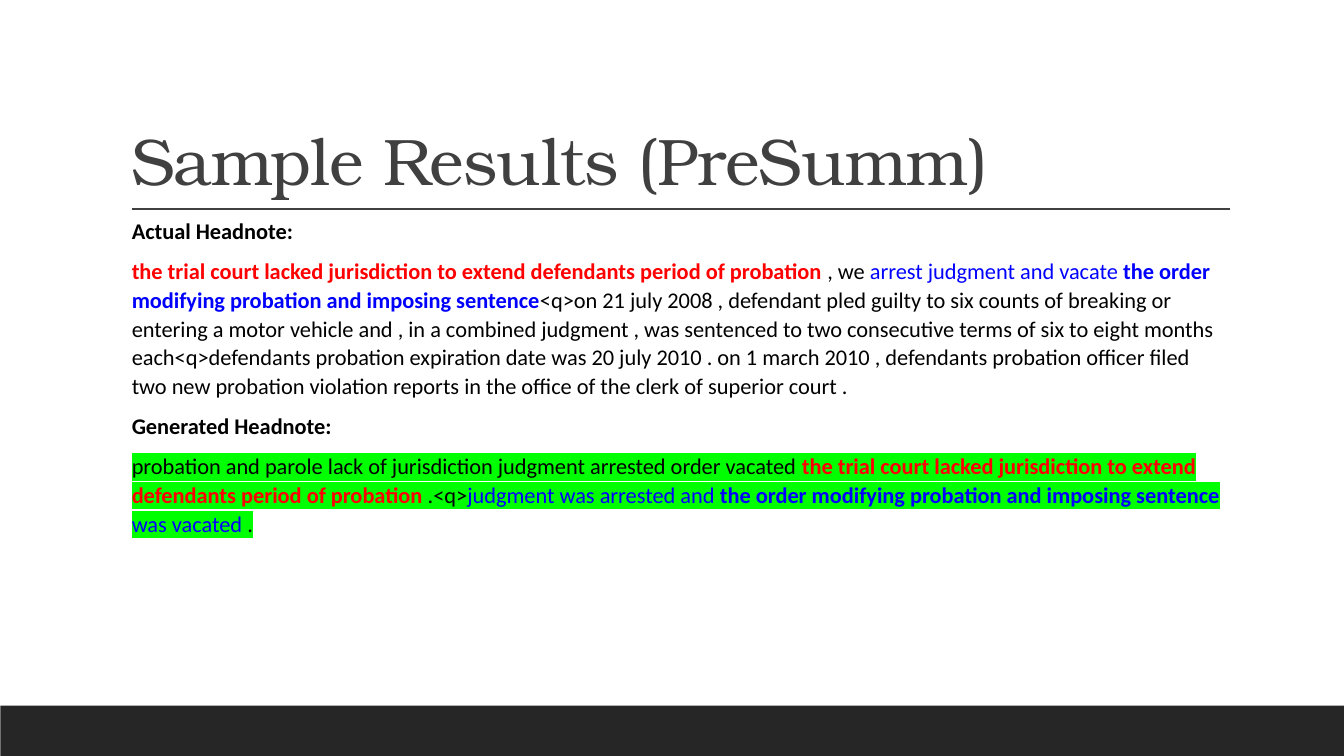
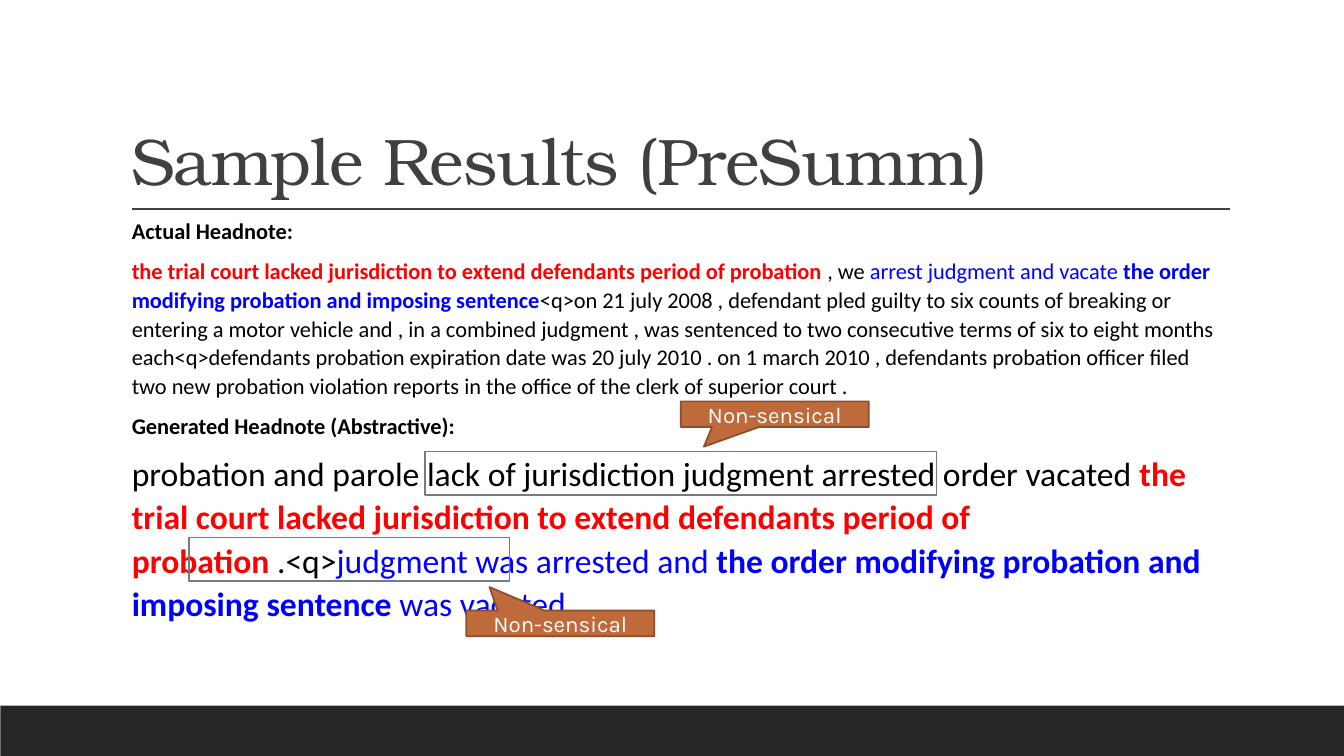
Before and after one commit to gufranpathan/case_law_g45, a slide deck: slide 14 of Group 45 Data Science for Case Law.pptx (slide 12 before the commit). Drawn at 1344x756 pixels with LibreOffice and Linux fonts; fonts in the diff are those of the drawing. Boxes give left, top, right and bottom in pixels: in the first picture for what was removed or moved away, otherwise in the second. Text is boxed around its words. In the diff, an @@ line names an element or a change of style, - is before the commit and + after.

```diff
--- a/Group 45 Data Science for Case Law.pptx
+++ b/Group 45 Data Science for Case Law.pptx
@@ text "Actual Headnote:": place and size @@
-text "Actual Headnote:" at <box>132,211,1230,703</box>
+text "Actual Headnote:" at <box>132,223,1213,624</box>
@@ text at <box>132,417,454,437</box>: text changed @@
-Generated Headnote:
+Generated Headnote (Abstractive):
@@ speech box added at <box>681,401,868,426</box>, fill #BF6A3B, outline #8D4E2C 1.25 pt, 16 pt, text #FFFFFF @@
+Non-sensical
@@ text at <box>132,462,1201,624</box>: size 16 to 24 pt, highlight #00FF00 to none in "probation and parole lack of jurisdiction judgment ..." @@
@@ rectangle added at <box>425,452,937,495</box>, outline #737C87 1.25 pt @@
@@ rectangle added at <box>190,537,510,581</box>, outline #737C87 1.25 pt @@
@@ speech box added at <box>467,611,654,636</box>, fill #BF6A3B, outline #8D4E2C 1.25 pt, 16 pt, text #FFFFFF @@
+Non-sensical
```
Also in this commit, not shown: 6 other slides changed, 1 slide added, 1 other file.
